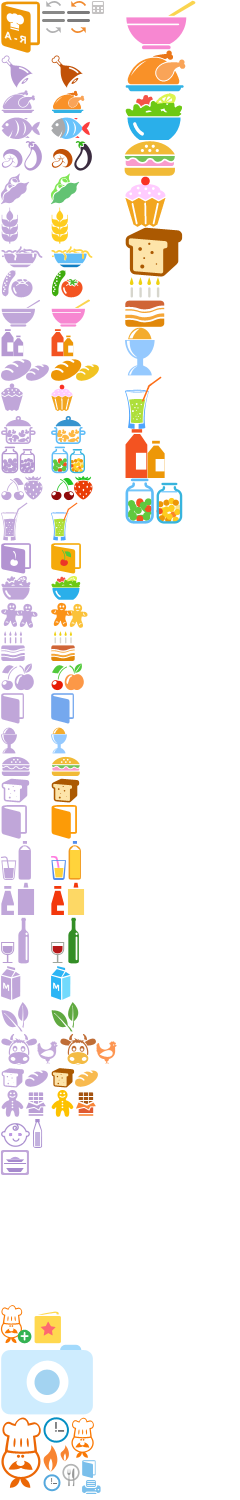
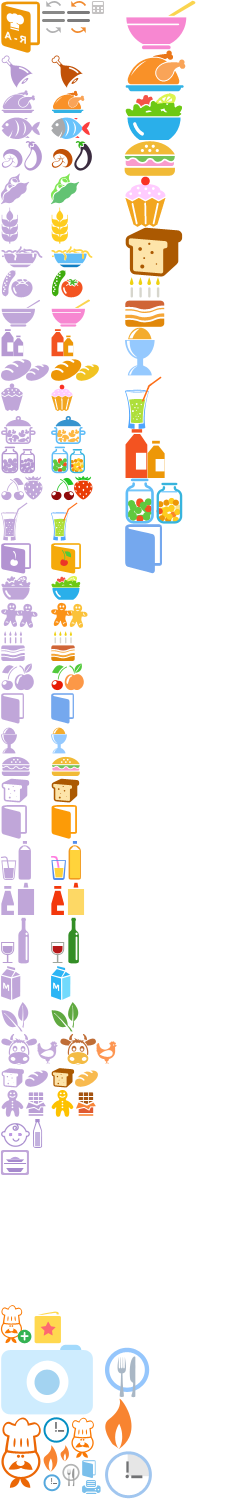
Layer changes from the first 240 x 1500 image to the second:
added layer "Слой 19" above "Слой 18" over bbox(125, 524, 162, 574)
added layer "Слой 18" above "Слой 17" over bbox(105, 1347, 150, 1398)
added layer "Слой 17" above "Слой 16" over bbox(105, 1398, 132, 1449)
added layer "Слой 16" above "Слой 15" over bbox(105, 1451, 152, 1499)
